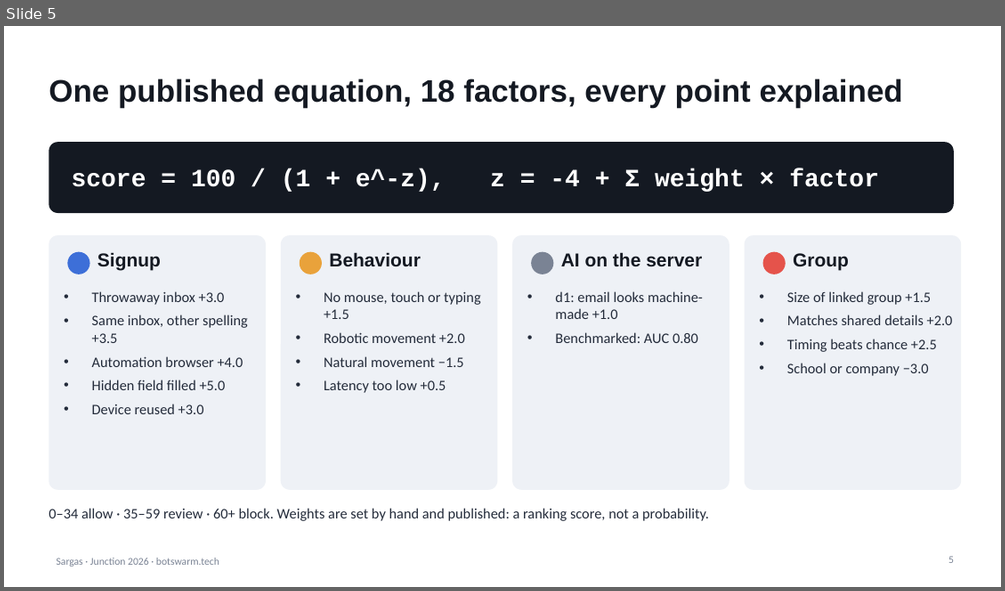
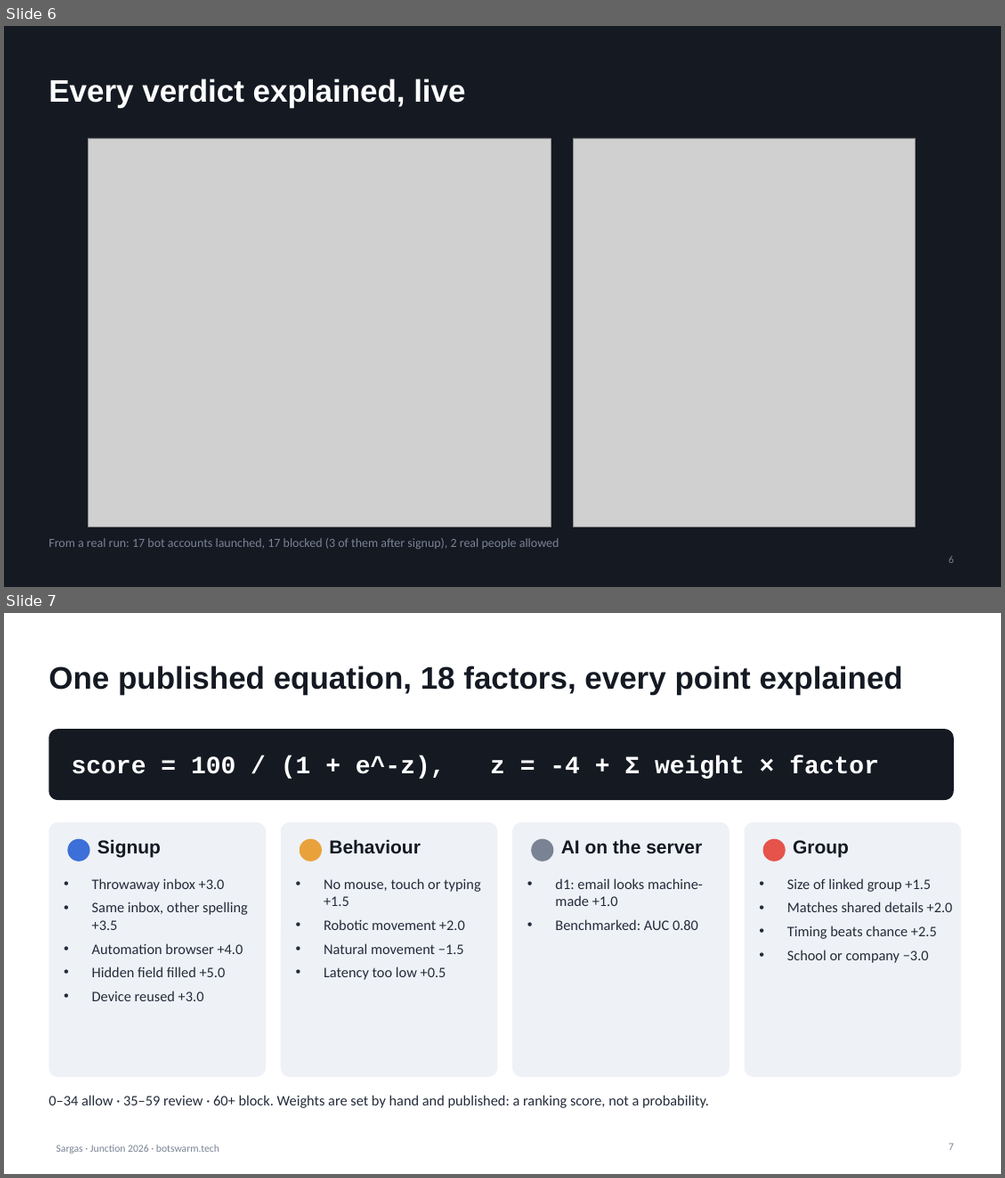
Before and after one commit to cnordenb/Junction2026_Nuada-Ilmari, a slide deck: docs/Sargas.pptx. Shown one above the other, each under a label of ours: slide 5 before the commit, slides 6 and 7 after it. The pictures are 1005x591 and 1005x1178 pixels, drawn with LibreOffice and Linux fonts; fonts in the diff are those of the drawing; grey boxes stand for pictures. Boxes give left, top, right and bottom in pixels: in the first picture for what was removed or moved away, otherwise in the second. Text is boxed around its words. In the diff, an @@ line names an element or a change of style, - is before the commit and + after.

```diff
--- a/docs/Sargas.pptx
+++ b/docs/Sargas.pptx
@@ slide 6 added at <box>4,26,1001,587</box>, background #141922 @@
@@ title added at <box>48,79,465,108</box>, 30 pt, text #FFFFFF, bold @@
+Every verdict explained, live
@@ picture added at <box>88,138,550,526</box> @@
@@ picture added at <box>573,138,915,526</box> @@
@@ text added at <box>48,538,559,549</box>, 12 pt, text #7A8394 @@
+From a real run: 17 bot accounts launched, 17 blocked (3 of them after signup), 2 real people allowed
@@ page number added at <box>948,556,954,563</box>, 10 pt, text #7A8394 @@
+6
@@ what was slide 5 is now slide 7 @@
@@ page number at <box>948,1143,954,1150</box>: text changed @@
-5
+7
```
Also in this commit, not shown: 5 slides changed, 3 other slides added, 2 slides removed, 10 other files.
